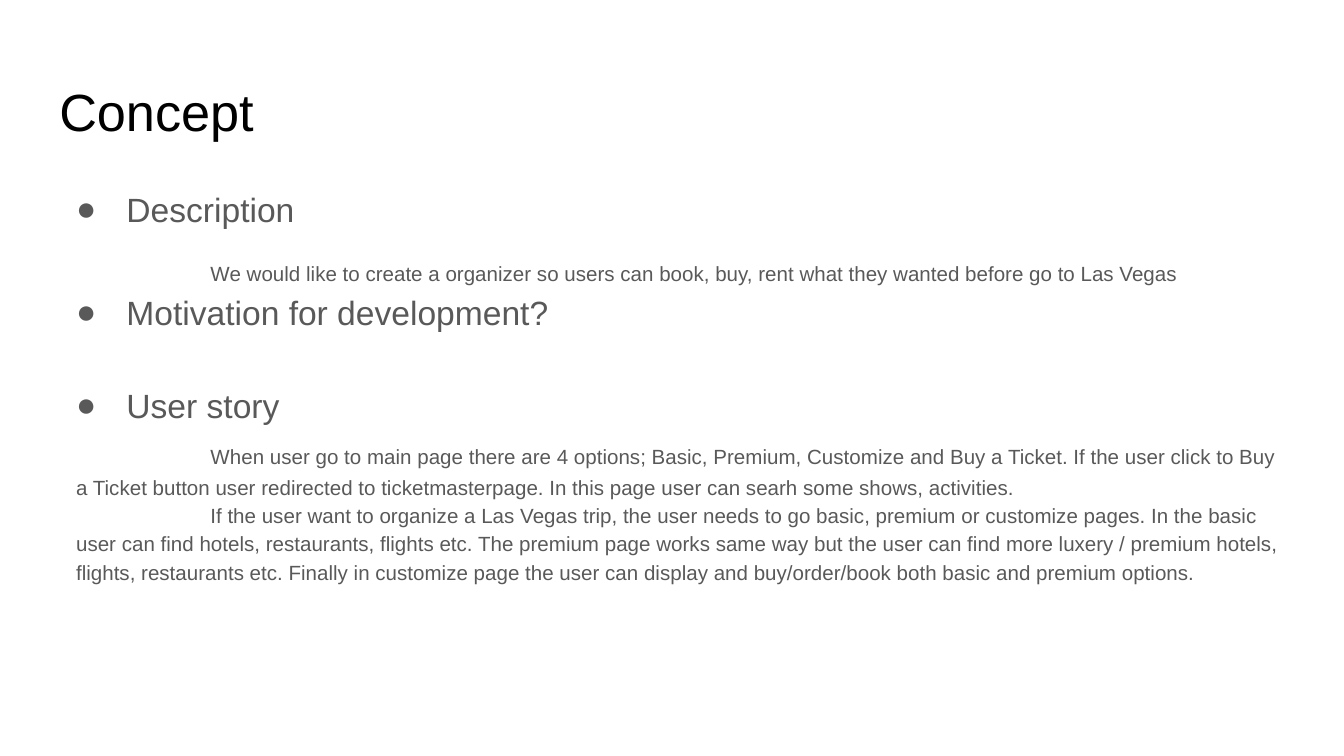
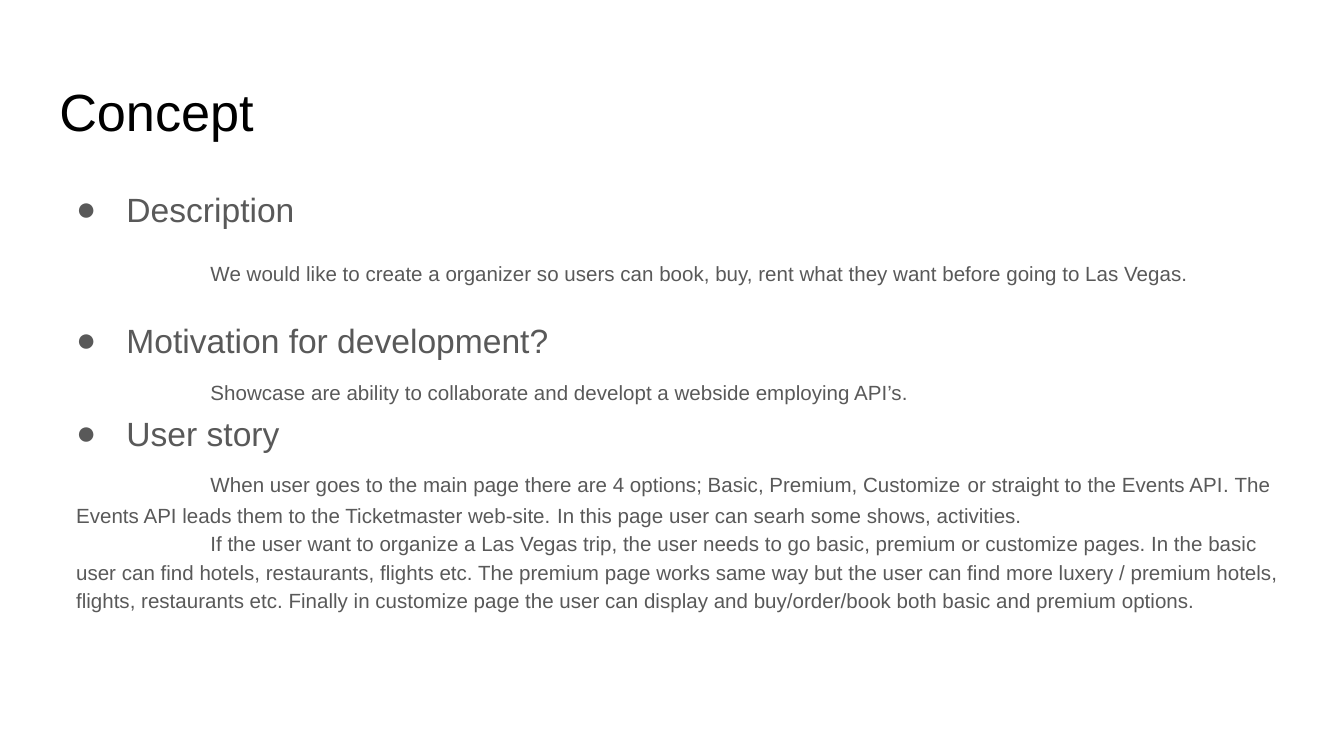
Before and after one commit to harrymac1972/vegas-baby, a slide deck: slide 3 of assets/documents/Las Vegas Trip Organizer Presentation.pptx. Drawn at 1344x756 pixels with LibreOffice and Linux fonts; fonts in the diff are those of the drawing. Boxes give left, top, right and bottom in pixels: in the first picture for what was removed or moved away, otherwise in the second. Text is boxed around its words. In the diff, an @@ line names an element or a change of style, - is before the commit and + after.

Commit message:
presentation file uploaded

```diff
--- a/assets/documents/Las Vegas Trip Organizer Presentation.pptx
+++ b/assets/documents/Las Vegas Trip Organizer Presentation.pptx
@@ text at [210,266,1187,286]: text changed @@
-We would like to create a organizer so users can book, buy, rent what they wanted before go to Las Vegas
+We would like to create a organizer so users can book, buy, rent what they want before going to Las Vegas.
@@ text at [210,385,907,404]: paragraph added @@
+Showcase are ability to collaborate and developt a webside employing API’s.
@@ text at [76,477,1270,528]: text changed @@
-When user go to main page there are 4 options; Basic, Premium, Customize and Buy a Ticket. If the user click to Buy a Ticket button user redirected to ticketmasterpage. In this page user can searh some shows, activities.
+When user goes to the main page there are 4 options; Basic, Premium, Customize or straight to the Events API. The Events API leads them to the Ticketmaster web-site. In this page user can searh some shows, activities.
```
Also in this commit, not shown: 1 other slide changed, 3 other files.
